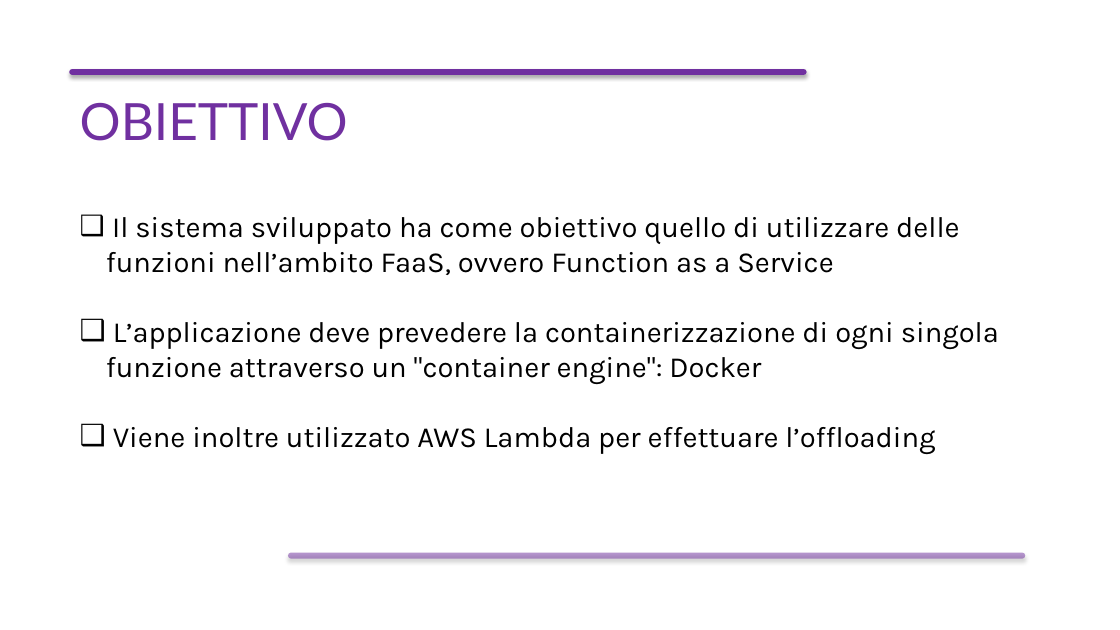
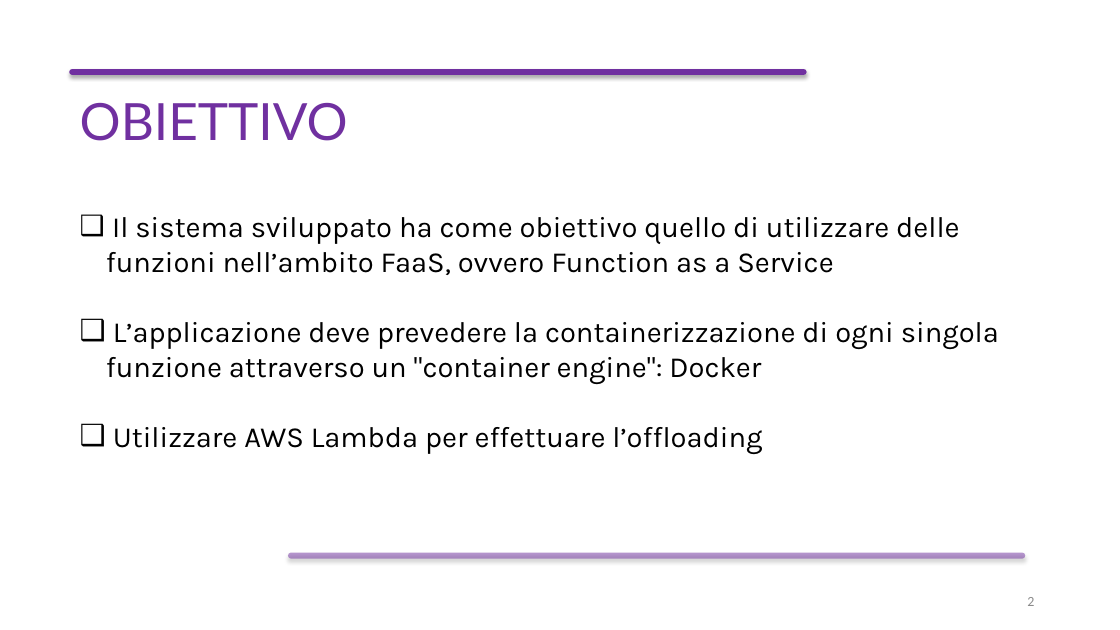
Before and after one commit to matteo-coni/Progetto_SDCC, a slide deck: slide 2 of Deliverables/Presentazione_SDCC.pptx. Drawn at 1120x630 pixels with LibreOffice and Linux fonts; fonts in the diff are those of the drawing. Boxes give left, top, right and bottom in pixels: in the first picture for what was removed or moved away, otherwise in the second. Text is boxed around its words. In the diff, an @@ line names an element or a change of style, - is before the commit and + after.

Commit message:
final

```diff
--- a/Deliverables/Presentazione_SDCC.pptx
+++ b/Deliverables/Presentazione_SDCC.pptx
@@ text at box(113, 427, 762, 454): text changed @@
-❑ Viene inoltre utilizzato AWS Lambda per effettuare l’offloading
+❑ Utilizzare AWS Lambda per effettuare l’offloading
@@ page number added at box(1027, 597, 1034, 606), 12 pt, text #8C8C8C @@
+2
```
Also in this commit, not shown: 11 other slides changed.
